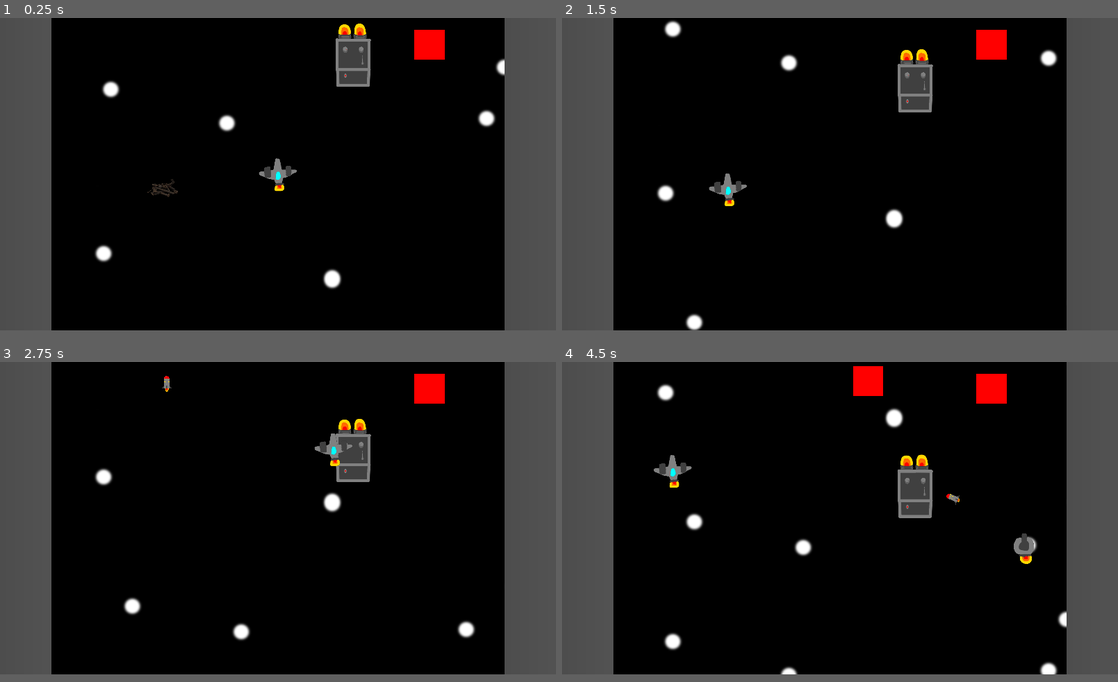
Above: before the commit, frames 1-4 (two rows, left to right).
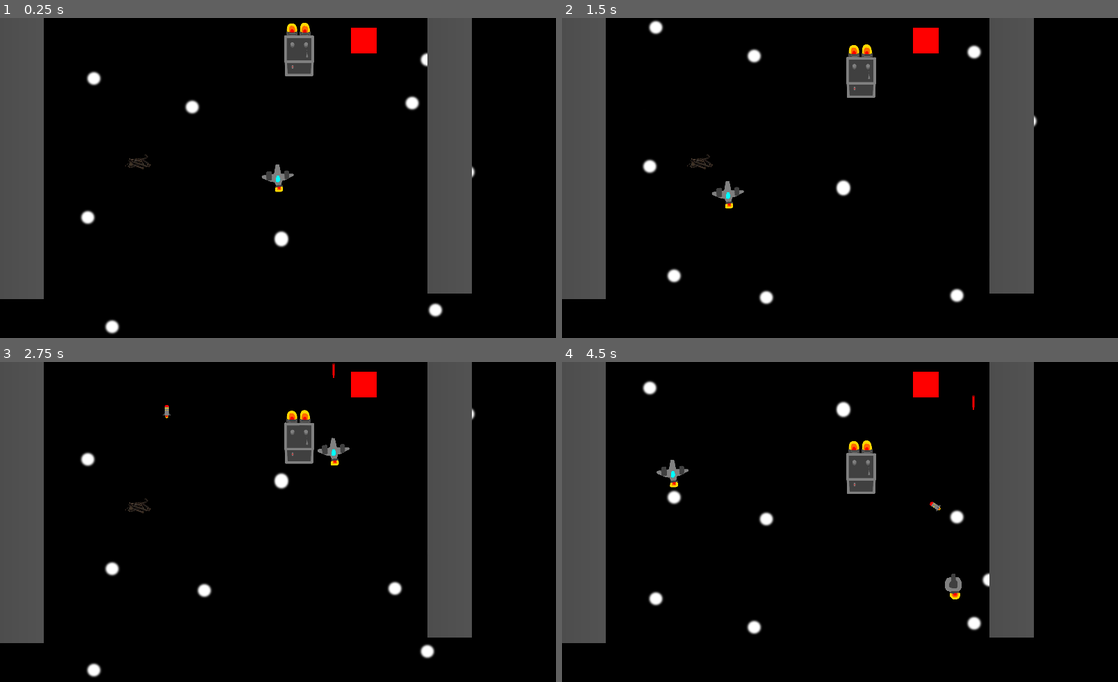
Above: after the commit, the same moments.

Repository: mykyta-bazhukhin/Cargo-Defense
Game: Godot game, scene res://Scenes/main_scene.tscn
Same seed, same stepped clock (60 frames per second), same inputs: the game is played once before the commit and once after it.
Inputs (mouse positions are in pixels of both pictures, inside the frame that each line leads up to):
- Up to frame 1 (0.25 s): no input
- Up to frame 2 (1.5 s): move the mouse to (962, 158) at 0.52 s; tap 1 (Place tower 1) at 0.6 s; move the mouse to (728, 190) at 1.27 s; tap 2 (Place tower 2) at 1.35 s
- Up to frame 3 (2.75 s): move the mouse to (333, 448) at 2.02 s; tap 3 (Place tower 3) at 2.1 s
- Up to frame 4 (4.5 s): move the mouse to (812, 579) at 2.77 s; tap L (give_scrap) at 2.85 s; move the mouse to (1006, 563) at 3.52 s; tap 1 (Place tower 1) at 3.6 s; move the mouse to (673, 470) at 4.27 s; tap 2 (Place tower 2) at 4.35 s
The window is 800x450 before the commit and 800x461 after it. Grey fills any space a smaller window leaves; there, only what the larger window draws over its background counts as a difference.

The runs differ from the first frame. In frame 1, 22% of the frame differs, in the area x 0-100%, y 0-99%; in frame 2, 23%; in frame 3, 22%; in frame 4, 23%, in the area x 0-100%, y 0-98%.

Commit message:
fixed some ui stuff
Fixed ui elements not scaling correctly in the test by changing the view port to the current camera sizes and making the camera scale 1:1 to view port. Also added an image to the scrap counter ui.

Diff:
--- a/Scenes/border.tscn
+++ b/Scenes/border.tscn
@@ -7,7 +7,7 @@
 gradient = SubResource("Gradient_o7ydi")
 
 [sub_resource type="RectangleShape2D" id="RectangleShape2D_fkxuu"]
-size = Vector2(130, 2613)
+size = Vector2(128, 2613)
 
 [node name="BorderV" type="StaticBody2D"]
 collision_layer = 4
--- a/Scenes/border_h.tscn
+++ b/Scenes/border_h.tscn
@@ -1,7 +1,7 @@
 [gd_scene load_steps=2 format=3 uid="uid://cvaj8nq8r3h0r"]
 
 [sub_resource type="RectangleShape2D" id="RectangleShape2D_7glv1"]
-size = Vector2(3995, 75)
+size = Vector2(3995, 80)
 
 [node name="BorderH" type="StaticBody2D"]
 collision_layer = 128
--- a/Scenes/ui_test_scene.tscn
+++ b/Scenes/ui_test_scene.tscn
@@ -1,26 +1,27 @@
-[gd_scene load_steps=10 format=3 uid="uid://dawaxp7iu7yia"]
+[gd_scene load_steps=11 format=3 uid="uid://dawaxp7iu7yia"]
 
 [ext_resource type="PackedScene" uid="uid://cgun2rd46use7" path="res://Scenes/space_background.tscn" id="1_hld60"]
 [ext_resource type="PackedScene" uid="uid://c0012itq3obpx" path="res://Scenes/space_plane.tscn" id="2_48e10"]
 [ext_resource type="PackedScene" uid="uid://ckid8lcbw8o7o" path="res://Scenes/border.tscn" id="3_q2ots"]
 [ext_resource type="PackedScene" uid="uid://cvaj8nq8r3h0r" path="res://Scenes/border_h.tscn" id="4_86s4d"]
 [ext_resource type="PackedScene" uid="uid://cx4rijcoi4yip" path="res://Scenes/scrap.tscn" id="5_rxn7m"]
+[ext_resource type="Texture2D" uid="uid://w0gtcnbme1cb" path="res://Sprites/tf2 scrap.png" id="6_nytet"]
 [ext_resource type="Script" path="res://label.gd" id="6_rofef"]
 
+[sub_resource type="Theme" id="Theme_qtuc6"]
+
 [sub_resource type="StyleBoxFlat" id="StyleBoxFlat_e6e4k"]
-bg_color = Color(0.6, 0.909804, 0.6, 1)
+bg_color = Color(0.209169, 0.744583, 0.714062, 0.286275)
 
 [sub_resource type="Theme" id="Theme_uamki"]
 PanelContainer/styles/panel = SubResource("StyleBoxFlat_e6e4k")
 
-[sub_resource type="Theme" id="Theme_qtuc6"]
-
 [node name="UITestScene" type="Node2D"]
+metadata/_edit_lock_ = true
 
 [node name="Camera2D" type="Camera2D" parent="."]
-position = Vector2(2, 0)
 anchor_mode = 0
-zoom = Vector2(0.85, 0.85)
+metadata/_edit_lock_ = true
 
 [node name="Space_background" parent="." instance=ExtResource("1_hld60")]
 
@@ -42,66 +43,79 @@
 position = Vector2(680, 632)
 
 [node name="Borders" type="Node2D" parent="."]
-position = Vector2(797, -39)
+metadata/_edit_lock_ = true
 
 [node name="BorderV" parent="Borders" instance=ExtResource("3_q2ots")]
-position = Vector2(-734, 438)
+position = Vector2(64, 408)
 
 [node name="BorderV2" parent="Borders" instance=ExtResource("3_q2ots")]
-position = Vector2(499, 423)
+position = Vector2(1296, 392)
 
 [node name="BorderH" parent="Borders" instance=ExtResource("4_86s4d")]
-position = Vector2(-67, 838)
+position = Vector2(648, 824)
 collision_mask = 49
 
 [node name="BorderH2" parent="Borders" instance=ExtResource("4_86s4d")]
+position = Vector2(664, -40)
 collision_mask = 49
 
 [node name="Scrap" parent="." instance=ExtResource("5_rxn7m")]
-position = Vector2(400, 416)
+position = Vector2(216, 472)
 
 [node name="CanvasLayer" type="CanvasLayer" parent="."]
 
+[node name="MarginContainer" type="MarginContainer" parent="CanvasLayer"]
+visible = false
+anchors_preset = 2
+anchor_top = 1.0
+anchor_bottom = 1.0
+offset_top = -159.0
+offset_right = 128.0
+grow_vertical = 0
+size_flags_horizontal = 4
+size_flags_vertical = 4
+metadata/_edit_use_anchors_ = true
+
+[node name="Panel" type="Panel" parent="CanvasLayer"]
+visible = false
+modulate = Color(1, 0, 1, 1)
+offset_left = 512.0
+offset_top = 256.0
+offset_right = 640.0
+offset_bottom = 384.0
+theme = SubResource("Theme_qtuc6")
+
 [node name="PanelContainer" type="PanelContainer" parent="CanvasLayer"]
-visible = false
-anchors_preset = 8
-anchor_left = 0.5
-anchor_top = 0.5
-anchor_right = 0.5
-anchor_bottom = 0.5
-offset_left = -64.0
-offset_top = -64.0
-offset_right = 64.0
-offset_bottom = 64.0
-grow_horizontal = 2
-grow_vertical = 2
+custom_minimum_size = Vector2(110, 100)
+layout_direction = 1
+anchors_preset = 2
+anchor_top = 1.0
+anchor_bottom = 1.0
+offset_top = -162.0
+offset_right = 128.0
+grow_vertical = 0
 theme = SubResource("Theme_uamki")
 
-[node name="Label" type="Label" parent="CanvasLayer/PanelContainer"]
-visible = false
+[node name="VBoxContainer" type="VBoxContainer" parent="CanvasLayer/PanelContainer"]
 layout_mode = 2
+size_flags_vertical = 4
+
+[node name="TextureRect" type="TextureRect" parent="CanvasLayer/PanelContainer/VBoxContainer"]
+custom_minimum_size = Vector2(0, 100)
+layout_mode = 2
+size_flags_vertical = 8
+texture = ExtResource("6_nytet")
+expand_mode = 1
+stretch_mode = 5
+
+[node name="Label" type="Label" parent="CanvasLayer/PanelContainer/VBoxContainer"]
+layout_mode = 2
+size_flags_vertical = 1
+theme_override_font_sizes/font_size = 40
+text = "0"
 horizontal_alignment = 1
 vertical_alignment = 1
 script = ExtResource("6_rofef")
 
-[node name="MarginContainer" type="MarginContainer" parent="CanvasLayer"]
-anchors_preset = 8
-anchor_left = 0.5
-anchor_top = 0.5
-anchor_right = 0.5
-anchor_bottom = 0.5
-offset_left = -64.0
-offset_top = -68.0
-offset_right = 64.0
-offset_bottom = 60.0
-grow_horizontal = 2
-grow_vertical = 2
-size_flags_horizontal = 4
-
-[node name="Panel" type="Panel" parent="CanvasLayer/MarginContainer"]
-modulate = Color(1, 0, 1, 1)
-layout_mode = 2
-theme = SubResource("Theme_qtuc6")
-
 [connection signal="shoot_primary" from="SpacePlane" to="." method="_on_space_plane_shoot_primary"]
 [connection signal="shoot_secondary" from="SpacePlane" to="." method="_on_space_plane_shoot_secondary"]
--- a/project.godot
+++ b/project.godot
@@ -21,6 +21,8 @@
 
 [display]
 
+window/size/viewport_width=1360
+window/size/viewport_height=784
 window/size/initial_position=Vector2i(465, 1465)
 window/stretch/mode="canvas_items"
 window/stretch/aspect="ignore"
@@ -59,3 +61,7 @@
 2d_physics/layer_7="Towers"
 2d_physics/layer_8="Out of bounds"
 2d_physics/layer_9="Collectibles"
+
+[rendering]
+
+anti_aliasing/screen_space_roughness_limiter/enabled=false
